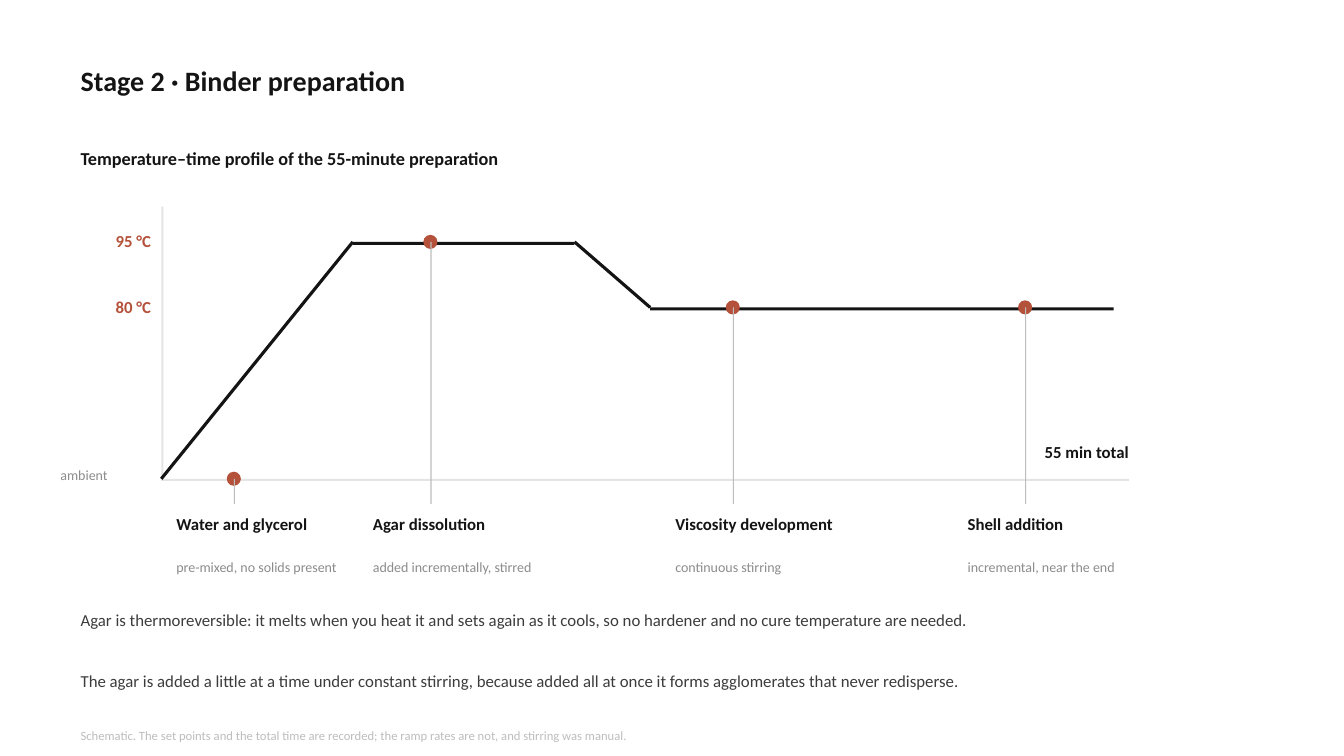
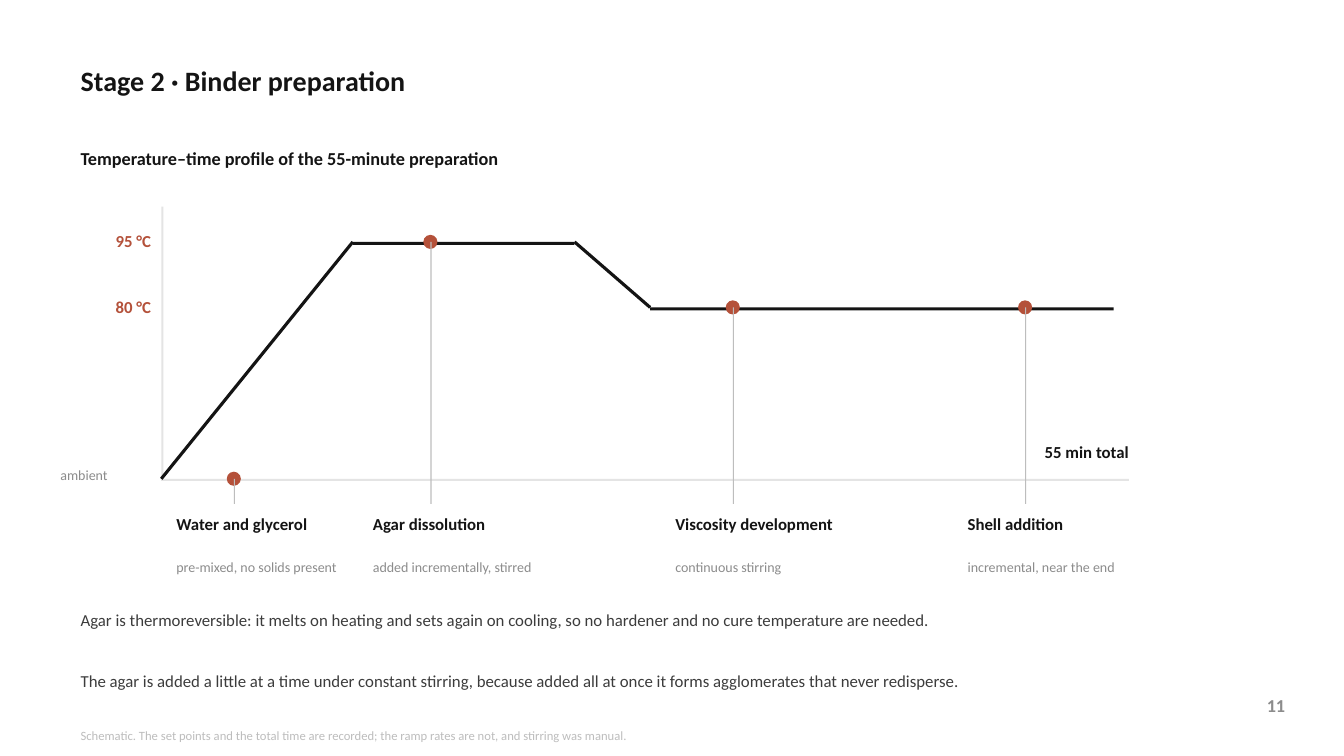
Before and after one commit to bunal91/sanat-ve-mekan, a slide deck: slide 11 of konferans-bildirisi/06-sunum/ICSMMEP26_Presentation_Unal.pptx. Drawn at 1344x756 pixels with LibreOffice and Linux fonts; fonts in the diff are those of the drawing. Boxes give left, top, right and bottom in pixels: in the first picture for what was removed or moved away, otherwise in the second. Text is boxed around its words. In the diff, an @@ line names an element or a change of style, - is before the commit and + after.

```diff
--- a/konferans-bildirisi/06-sunum/ICSMMEP26_Presentation_Unal.pptx
+++ b/konferans-bildirisi/06-sunum/ICSMMEP26_Presentation_Unal.pptx
@@ text at box(81, 614, 929, 629): text changed @@
-Agar is thermoreversible: it melts when you heat it and sets again as it cools, so no hardener and no cure temperature are needed.
+Agar is thermoreversible: it melts on heating and sets again on cooling, so no hardener and no cure temperature are needed.
@@ text added at box(1267, 700, 1285, 712), 13 pt, text #8C8C8C, bold @@
+11
```
Also in this commit, not shown: 24 other slides changed, 6 other files.
